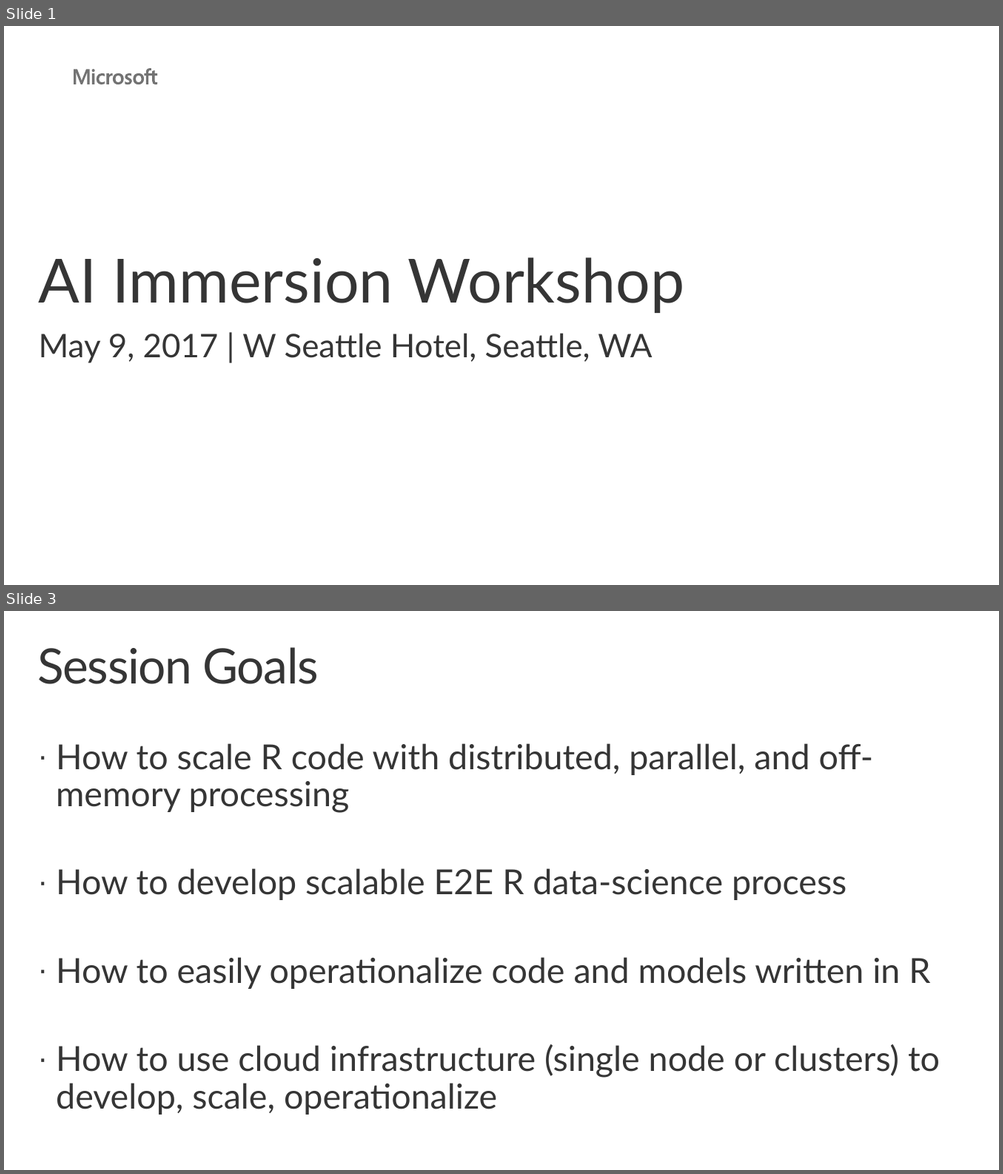
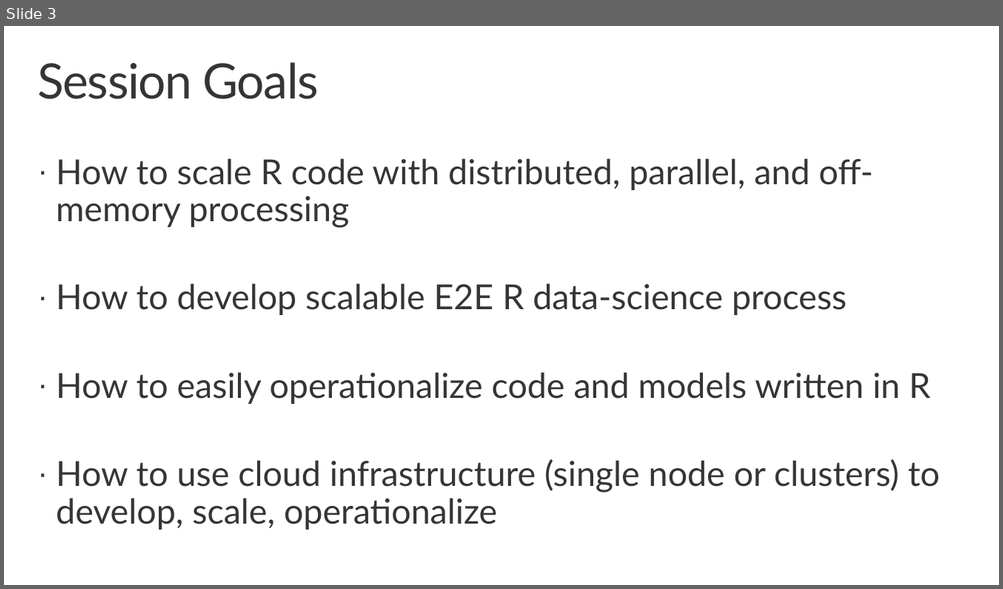
Before and after one commit to microsoft/AI-Immersion-Workshop, a slide deck: Applied Machine Learning for Developers/R server Tools for scaling R using Azure/docs/ToolsForScalingRUsingAzure.pptx. Shown one above the other, each under a label of ours: slides 1 and 3 before the commit, slide 3 after it; the slides between them are not shown. The pictures are 1003x1174 and 1003x589 pixels, drawn with LibreOffice and Linux fonts; fonts in the diff are those of the drawing; background and template pictures are left out. Boxes give left, top, right and bottom in pixels: in the first picture for what was removed or moved away, otherwise in the second. Text is boxed around its words. In the diff, an @@ line names an element or a change of style, - is before the commit and + after.

```diff
--- a/Applied Machine Learning for Developers/R server Tools for scaling R using Azure/docs/ToolsForScalingRUsingAzure.pptx
+++ b/Applied Machine Learning for Developers/R server Tools for scaling R using Azure/docs/ToolsForScalingRUsingAzure.pptx
@@ slide 1 removed at (4,26,999,585), background #FFFFFF @@
@@ freeform shape removed at (74,68,157,84) @@
@@ rectangle removed at (94,158,666,482) @@
@@ text removed at (39,258,685,313) @@
-AI Immersion Workshop
@@ text removed at (39,333,652,363) @@
-May 9, 2017 | W Seattle Hotel, Seattle, WA
```
Also in this commit, not shown: 1 slide changed, 1 slide added.
